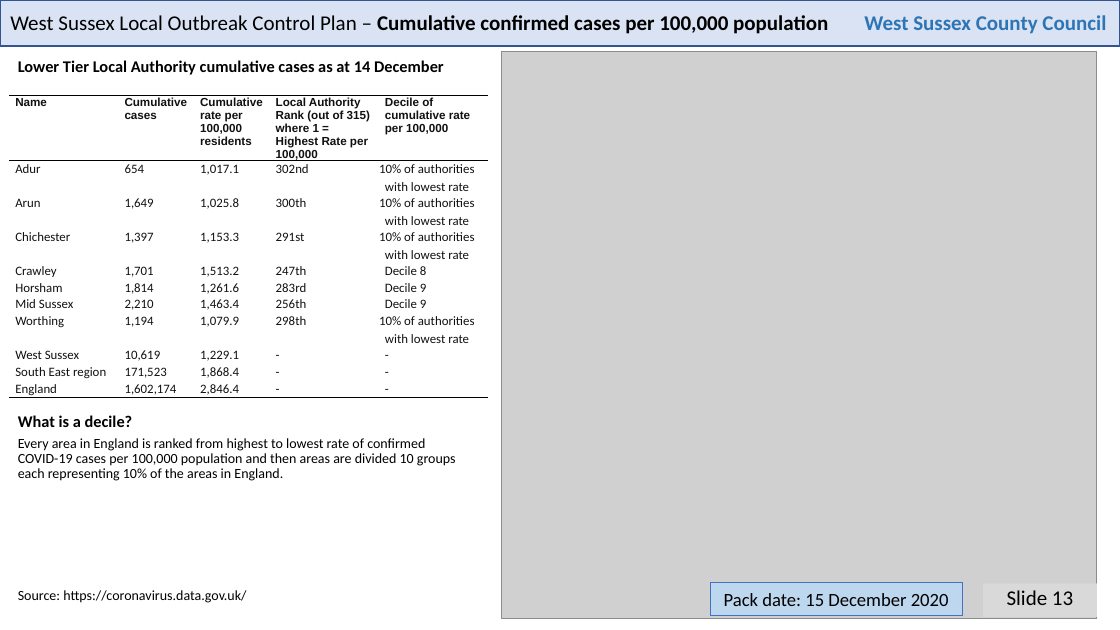
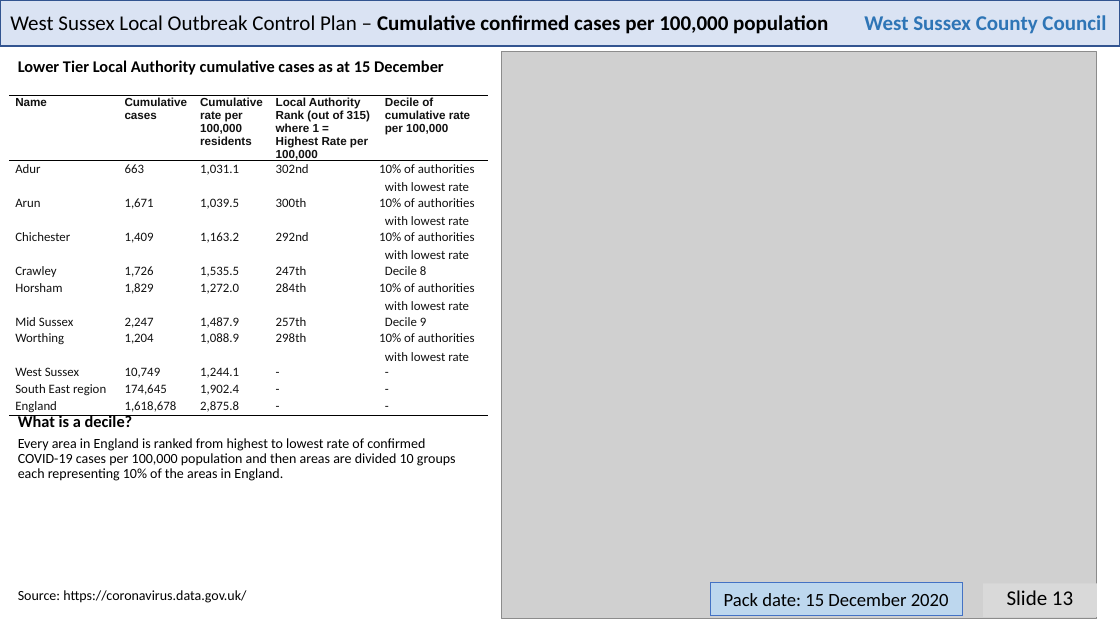
Before and after one commit to psychty/wsx_covid_datapack_public, a slide deck: slide 13 of Latest_West_Sussex_C19_slide_deck.pptx. Drawn at 1120x630 pixels with LibreOffice and Linux fonts; fonts in the diff are those of the drawing; grey boxes stand for pictures. Boxes give left, top, right and bottom in pixels: in the first picture for what was removed or moved away, otherwise in the second. Text is boxed around its words. In the diff, an @@ line names an element or a change of style, - is before the commit and + after.

```diff
--- a/Latest_West_Sussex_C19_slide_deck.pptx
+++ b/Latest_West_Sussex_C19_slide_deck.pptx
@@ text at <box>18,60,444,75</box>: text changed @@
-Lower Tier Local Authority cumulative cases as at 14 December
+Lower Tier Local Authority cumulative cases as at 15 December
@@ table at <box>9,96,488,416</box> @@
-row 2, column 2: 654
+row 2, column 2: 663
-row 2, column 3: 1,017.1
+row 2, column 3: 1,031.1
-row 3, column 2: 1,649
+row 3, column 2: 1,671
-row 3, column 3: 1,025.8
+row 3, column 3: 1,039.5
-row 4: Chichester | 1,397 | 1,153.3 | 291st | 10% of authorities with lowest rate
+row 4: Chichester | 1,409 | 1,163.2 | 292nd | 10% of authorities with lowest rate
-row 5, column 2: 1,701
+row 5, column 2: 1,726
-row 5, column 3: 1,513.2
+row 5, column 3: 1,535.5
-row 6: Horsham | 1,814 | 1,261.6 | 283rd | Decile 9
+row 6: Horsham | 1,829 | 1,272.0 | 284th | 10% of authorities with lowest rate
-row 7: Mid Sussex | 2,210 | 1,463.4 | 256th | Decile 9
+row 7: Mid Sussex | 2,247 | 1,487.9 | 257th | Decile 9
-row 8, column 2: 1,194
+row 8, column 2: 1,204
-row 8, column 3: 1,079.9
+row 8, column 3: 1,088.9
-row 9, column 2: 10,619
+row 9, column 2: 10,749
-row 9, column 3: 1,229.1
+row 9, column 3: 1,244.1
-row 10, column 2: 171,523
+row 10, column 2: 174,645
-row 10, column 3: 1,868.4
+row 10, column 3: 1,902.4
-row 11, column 2: 1,602,174
+row 11, column 2: 1,618,678
-row 11, column 3: 2,846.4
+row 11, column 3: 2,875.8
```
Also in this commit, not shown: 3 other slides changed, 45 other files.
